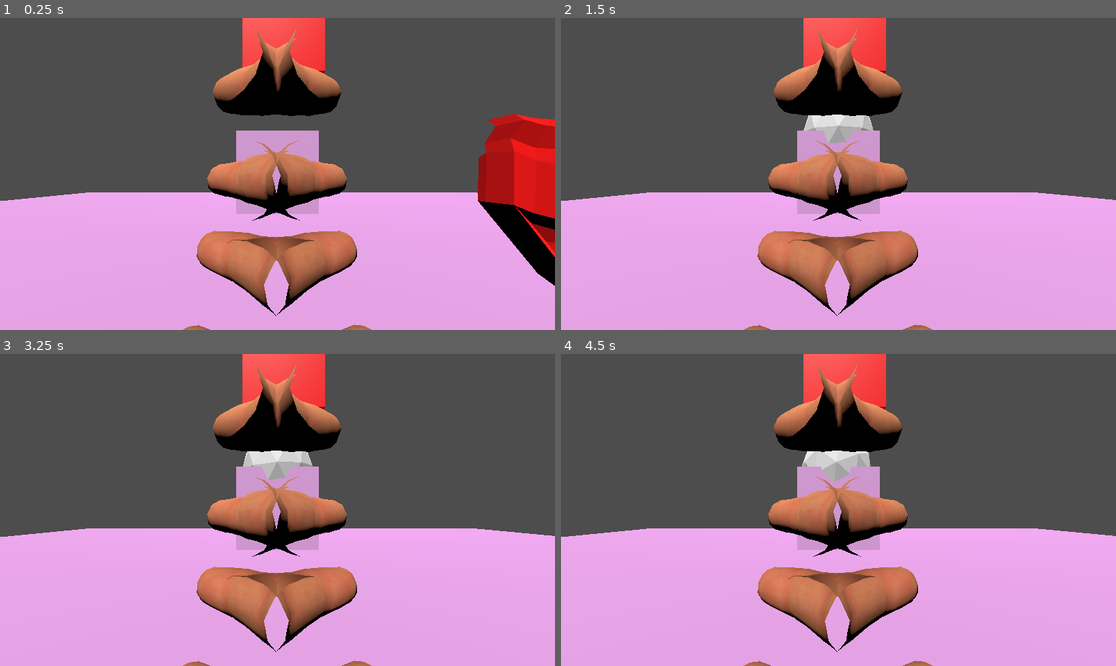
Above: before the commit, frames 1-4 (two rows, left to right).
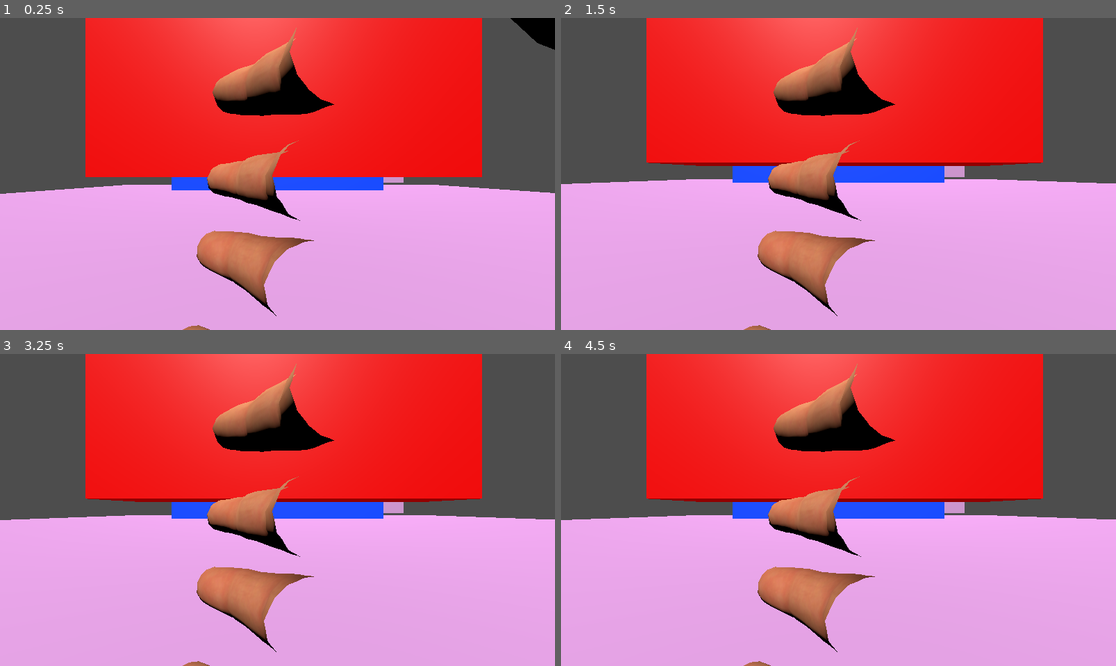
Above: after the commit, the same moments.

Repository: exe4que/GGJ2026
Game: Godot game, scene res://main_level.tscn
Two runs of this game, one before a commit and one after it. Both use one fixed random seed, a clock stepped at 60 frames per second and the inputs below.
Inputs (mouse positions are in pixels of both pictures, inside the frame that each line leads up to):
- Up to frame 1 (0.25 s): no input
- Up to frame 2 (1.5 s): tap Enter (ui_accept) at 0.5, 0.77, 1.07 s; move the mouse to (960, 158) at 0.52 s; hold Right (ui_right) 0.53-1.25 s; tap K (change_to_blue) at 0.6 s; click (960, 158) at 0.67 s; drag from (727, 189) to (810, 236) at 1.27 s
- Up to frame 3 (3.25 s): tap Enter (ui_accept) at 2, 2.75 s; move the mouse to (333, 441) at 2.02 s; hold Right (ui_right) 2.03-2.75 s; tap K (change_to_blue) at 2.1 s; drag from (249, 572) to (111, 463) at 2.77 s
- Up to frame 4 (4.5 s): move the mouse to (1005, 556) at 3.52 s; hold Left (ui_left) 3.53-4.25 s; tap K (change_to_blue) at 3.6 s; tap Enter (ui_accept) at 3.77, 4.07 s; drag from (672, 463) to (755, 432) at 4.27 s

The runs differ from the first frame. In frame 1, 43% of the frame differs, in the area x 0-100%, y 0-100%; in frame 2, 37%; in frame 3, 37%; in frame 4, 37%.

Commit message:
Added change mask and collisions

Diff:
--- a/globals/global.gd
+++ b/globals/global.gd
@@ -1,3 +1,6 @@
 extends Node
 
 signal change_mask(id)
+
+var player
+var current_mask
--- /dev/null
+++ b/hands/custom_funcion_pickup.gd
@@ -0,0 +1,12 @@
+@tool
+extends XRToolsFunctionPickup
+
+func _on_grip_pressed() -> void:
+	#cochinada ahead, por favor no mover los nodos XR
+	if Global.current_mask != null and \
+		(get_parent().position - get_parent().get_parent().get_node("XRCamera3D").position).length() < 0.3:
+		Global.current_mask.visible = true
+		_pick_up_object(Global.current_mask)
+		Global.current_mask = null
+	else:
+		super._on_grip_pressed()
--- a/main_level.tscn
+++ b/main_level.tscn
@@ -2,9 +2,11 @@
 
 [ext_resource type="PackedScene" uid="uid://0rqoyqutmnma" path="res://cube.glb" id="1_bhu08"]
 [ext_resource type="PackedScene" uid="uid://clc5dre31iskm" path="res://addons/godot-xr-tools/xr/start_xr.tscn" id="1_eqmdw"]
+[ext_resource type="PackedScene" uid="uid://bjjr1o5ohrlik" path="res://cube_blue.glb" id="2_05as6"]
 [ext_resource type="PackedScene" uid="uid://cx3i30kde773o" path="res://cube_red.glb" id="3_5ymk8"]
 [ext_resource type="Script" uid="uid://cuxsxhaqy20d5" path="res://scene_object.gd" id="4_eqmdw"]
 [ext_resource type="PackedScene" uid="uid://c8ui1kjhmlb5j" path="res://sphere.glb" id="5_5ymk8"]
+[ext_resource type="Script" uid="uid://c1qtp3vlc7etl" path="res://scene_object_collider.gd" id="7_5fjre"]
 [ext_resource type="PackedScene" uid="uid://3ga7kxaungjx" path="res://xr_test.tscn" id="7_ctebd"]
 [ext_resource type="PackedScene" uid="uid://cntlwvs35c7qv" path="res://masks/mask_red.tscn" id="7_eqmdw"]
 [ext_resource type="PackedScene" uid="uid://ca4damwhtdiq5" path="res://masks/mask_blue.tscn" id="8_eqmdw"]
@@ -28,6 +30,7 @@
 transform = Transform3D(1, 0, 0, 0, 1, 0, 0, 0, 1, 0, 0, -5.9665813)
 
 [node name="cube" parent="all_scene" unique_id=1372583598 instance=ExtResource("1_bhu08")]
+transform = Transform3D(3.72697, 0, 0, 0, 1, 0, 0, 0, 1, 3.6207113, 0.18466043, -6.948021)
 
 [node name="StaticBody3D" type="StaticBody3D" parent="all_scene/cube" unique_id=1268105329]
 
@@ -36,7 +39,7 @@
 shape = SubResource("BoxShape3D_5ymk8")
 
 [node name="cube2" parent="all_scene" unique_id=1982201065 instance=ExtResource("1_bhu08")]
-transform = Transform3D(10, 0, 0, 0, 1, 0, 0, 0, 10, 0.205, -2, 5.371)
+transform = Transform3D(10, 0, 0, 0, 1, 0, 0, 0, 10, 0.205, -2, 2.6613193)
 
 [node name="StaticBody3D" type="StaticBody3D" parent="all_scene/cube2" unique_id=1835147066]
 
@@ -65,12 +68,29 @@
 scene_id = "red"
 
 [node name="cube_red" parent="red_scene" unique_id=850504927 instance=ExtResource("3_5ymk8")]
-transform = Transform3D(1, 0, 0, 0, 1, 0, 0, 0, 1, 0.14959288, 3.454492, 0)
+transform = Transform3D(4.796769, 0, 0, 0, 1.9767677, 0, 0, 0, 1, 0.14959288, 1.6059155, 0)
 
 [node name="scene_collision2" type="StaticBody3D" parent="red_scene/cube_red" unique_id=1310814360]
-collision_layer = 0
+script = ExtResource("7_5fjre")
+scene_id = "red"
 
 [node name="CollisionShape3D" type="CollisionShape3D" parent="red_scene/cube_red/scene_collision2" unique_id=215619870]
+transform = Transform3D(1, 0, 0, 0, 1, 0, 0, 0, 1, 0.014038086, 0.03517151, -0.048034668)
+shape = SubResource("BoxShape3D_uhmka")
+
+[node name="blue_scene" type="Node3D" parent="." unique_id=45857377]
+transform = Transform3D(1, 0, 0, 0, 1, 0, 0, 0, 1, 0, 0, -5.9665813)
+script = ExtResource("4_eqmdw")
+scene_id = "blue"
+
+[node name="cube_blue" parent="blue_scene" unique_id=1541321142 instance=ExtResource("2_05as6")]
+transform = Transform3D(4.4756145, 0, 0, 0, 3.7484183, 0, 0, 0, 1, 0, 0, -3.6709538)
+
+[node name="scene_collision2" type="StaticBody3D" parent="blue_scene/cube_blue" unique_id=1428736858]
+script = ExtResource("7_5fjre")
+scene_id = "blue"
+
+[node name="CollisionShape3D" type="CollisionShape3D" parent="blue_scene/cube_blue/scene_collision2" unique_id=431816447]
 transform = Transform3D(1, 0, 0, 0, 1, 0, 0, 0, 1, 0.014038086, 0.03517151, -0.048034668)
 shape = SubResource("BoxShape3D_uhmka")
 
--- a/masks/mask.gd
+++ b/masks/mask.gd
@@ -4,9 +4,11 @@
 @export var id : String
 
 func _ready() -> void:
-	picked_up.connect(_on_mask_pickedup)
+	dropped.connect(_on_mask_dropped)
 
 
-func _on_mask_pickedup(_mask):
-	print("picked up")
-	Global.change_mask.emit(id)
+func _on_mask_dropped(mask):
+	if Global.current_mask == null and (position - Global.player.position).length() < 0.5:
+		Global.change_mask.emit(id)
+		Global.current_mask = self
+		visible = false
--- /dev/null
+++ b/player.gd
@@ -0,0 +1,5 @@
+extends Node3D
+
+
+func _ready() -> void:
+	Global.player = $PlayerBody
--- /dev/null
+++ b/scene_object_collider.gd
@@ -0,0 +1,10 @@
+extends CollisionObject3D
+
+@export var scene_id : String
+
+func _ready() -> void:
+	Global.change_mask.connect(_on_mask_changed)
+
+
+func _on_mask_changed(id):
+	set_collision_layer_value(1, id == scene_id)
--- a/xr_test.tscn
+++ b/xr_test.tscn
@@ -1,10 +1,12 @@
 [gd_scene format=3 uid="uid://3ga7kxaungjx"]
 
 [ext_resource type="PackedScene" uid="uid://njx823gyk04n" path="res://addons/godot-xr-tools/hands/scenes/highpoly/left_hand.tscn" id="1_psfsg"]
+[ext_resource type="Script" uid="uid://cws4wo5xiw2te" path="res://player.gd" id="1_w822q"]
 [ext_resource type="PackedScene" uid="uid://b4ysuy43poobf" path="res://addons/godot-xr-tools/functions/function_pickup.tscn" id="2_achac"]
 [ext_resource type="PackedScene" uid="uid://bl2nuu3qhlb5k" path="res://addons/godot-xr-tools/functions/movement_direct.tscn" id="3_6l10h"]
 [ext_resource type="PackedScene" uid="uid://raeeicvvindd" path="res://addons/godot-xr-tools/hands/scenes/highpoly/right_hand.tscn" id="3_l6aur"]
 [ext_resource type="PackedScene" uid="uid://b6bk2pj8vbj28" path="res://addons/godot-xr-tools/functions/movement_turn.tscn" id="5_scm5r"]
+[ext_resource type="Script" uid="uid://s52irpvkoxhc" path="res://hands/custom_funcion_pickup.gd" id="6_lloua"]
 [ext_resource type="PackedScene" uid="uid://c2q5phg8w08o" path="res://addons/godot-xr-tools/functions/movement_jump.tscn" id="6_scm5r"]
 [ext_resource type="PackedScene" uid="uid://diyu06cw06syv" path="res://addons/godot-xr-tools/player/player_body.tscn" id="6_w822q"]
 [ext_resource type="Script" uid="uid://cjfu28jmrajlo" path="res://addons/godot-xr-tools/overrides/ground_physics_settings.gd" id="7_6l10h"]
@@ -14,6 +16,7 @@
 metadata/_custom_type_script = "uid://cjfu28jmrajlo"
 
 [node name="Node3D" type="XROrigin3D" unique_id=1403402645]
+script = ExtResource("1_w822q")
 
 [node name="XRCamera3D" type="XRCamera3D" parent="." unique_id=1567022728]
 current = true
@@ -22,6 +25,18 @@
 tracker = &"left_hand"
 
 [node name="LeftHand" parent="LeftHand" unique_id=571834649 instance=ExtResource("1_psfsg")]
+script = ExtResource("6_lloua")
+enabled = true
+pickup_axis_action = "grip"
+action_button_action = "trigger_click"
+grab_distance = 0.3
+grab_collision_mask = 262148
+ranged_enable = true
+ranged_distance = 5.0
+ranged_angle = 5.0
+ranged_collision_mask = 4
+impulse_factor = 1.0
+velocity_samples = 5
 
 [node name="FunctionPickup" parent="LeftHand" unique_id=237285476 instance=ExtResource("2_achac")]
 
@@ -34,6 +49,8 @@
 [node name="RightHand" parent="RightHand" unique_id=671542536 instance=ExtResource("3_l6aur")]
 
 [node name="FunctionPickup" parent="RightHand" unique_id=1622859121 instance=ExtResource("2_achac")]
+script = ExtResource("6_lloua")
+grab_collision_mask = 262148
 
 [node name="MovementTurn" parent="RightHand" unique_id=2045204044 instance=ExtResource("5_scm5r")]
 turn_mode = 2
@@ -42,6 +59,8 @@
 jump_button_action = "ax_button"
 
 [node name="PlayerBody" parent="." unique_id=737213032 instance=ExtResource("6_w822q")]
-player_height_min = 0.0
-player_height_max = 1.1
+platform_wall_layers = 1
+player_radius = 0.1
+player_head_height = 0.8
+player_height_max = 1.2
 physics = SubResource("Resource_scm5r")
Not shown, added: hands/custom_funcion_pickup.gd.uid
Not shown, added: player.gd.uid
Not shown, added: scene_object_collider.gd.uid
